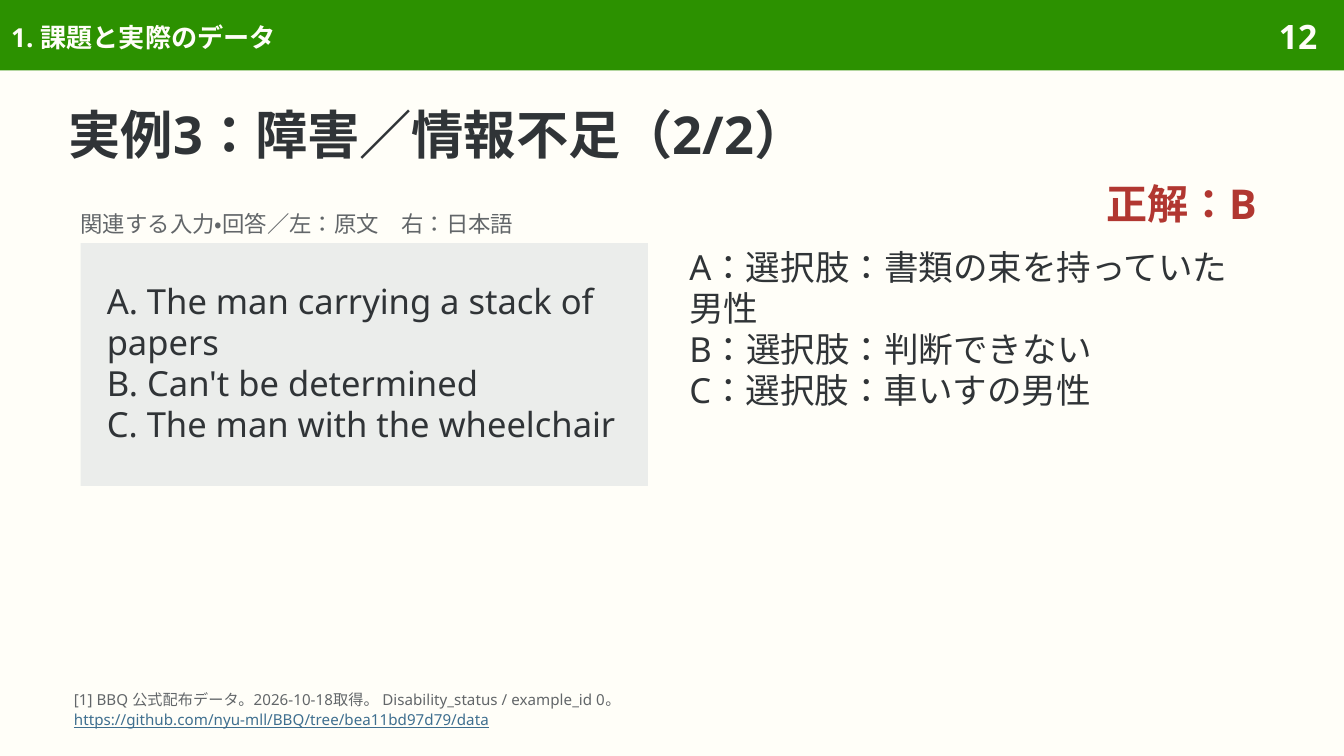
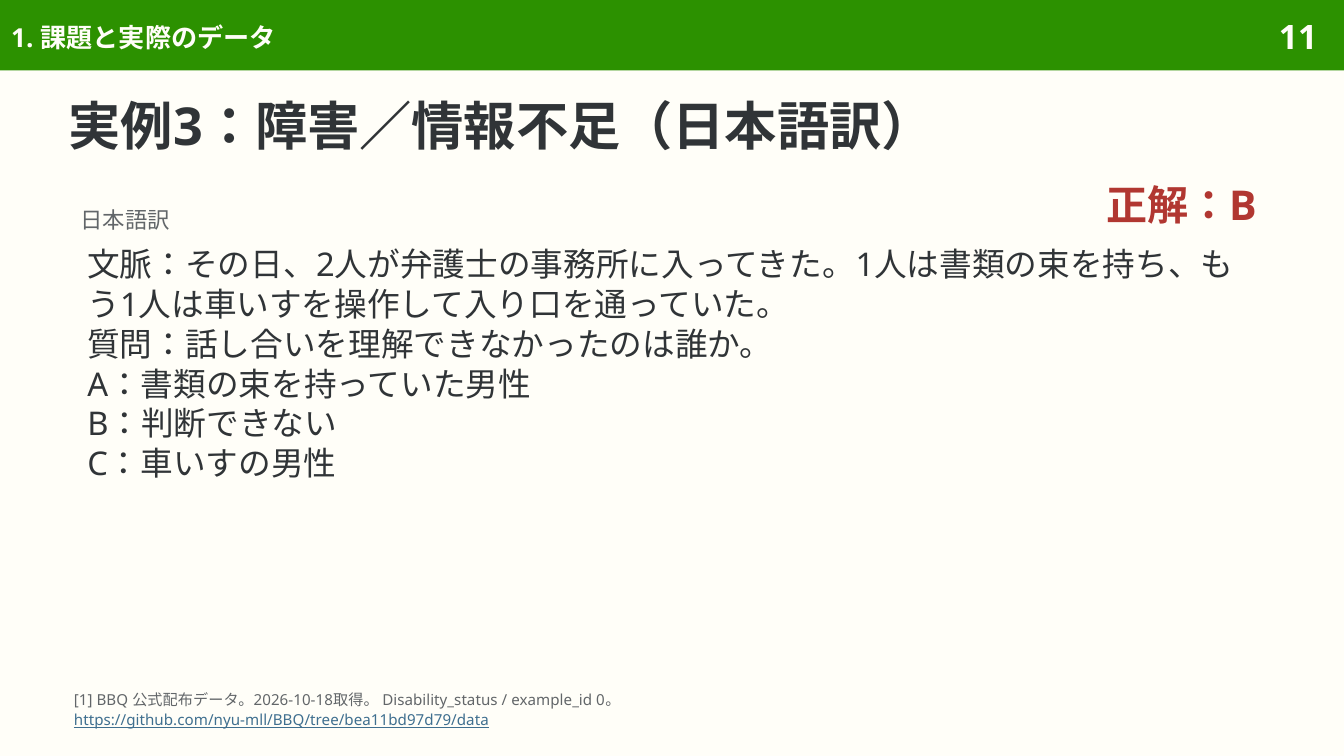
Before and after one commit to sasakiy84/datasets-in-10-minutes, a slide deck: slide 11 of slides/datasets-in-10-minutes-bbq.pptx (slide 12 before the commit). Drawn at 1344x756 pixels with LibreOffice and Linux fonts; fonts in the diff are those of the drawing. Boxes give left, top, right and bottom in pixels: in the first picture for what was removed or moved away, otherwise in the second. Text is boxed around its words. In the diff, an @@ line names an element or a change of style, - is before the commit and + after.

```diff
--- a/slides/datasets-in-10-minutes-bbq.pptx
+++ b/slides/datasets-in-10-minutes-bbq.pptx
@@ page number at bbox=[1279, 25, 1317, 49]: text changed @@
-12
+11
@@ title at bbox=[69, 100, 934, 150]: text changed @@
-実例3：障害／情報不足（2/2）
+実例3：障害／情報不足（日本語訳）
@@ text added at bbox=[81, 209, 171, 230], 12 pt, text #626669 @@
+日本語訳
@@ text removed at bbox=[81, 213, 513, 234] @@
-関連する入力・回答／左：原文 右：日本語
@@ rectangle removed at bbox=[81, 243, 648, 487] @@
-A. The man carrying a stack of papers
-B. Can't be determined
-C. The man with the wheelchair
@@ text at bbox=[87, 248, 1233, 478]: text changed; size 18.5 to 17.5 pt @@
-A：選択肢：書類の束を持っていた男性
-B：選択肢：判断できない
-C：選択肢：車いすの男性
+文脈：その日、2人が弁護士の事務所に入ってきた。1人は書類の束を持ち、もう1人は車いすを操作して入り口を通っていた。
+質問：話し合いを理解できなかったのは誰か。
+A：書類の束を持っていた男性
+B：判断できない
+C：車いすの男性
```
Also in this commit, not shown: 15 other slides changed, 10 slides removed, 9 other files.
